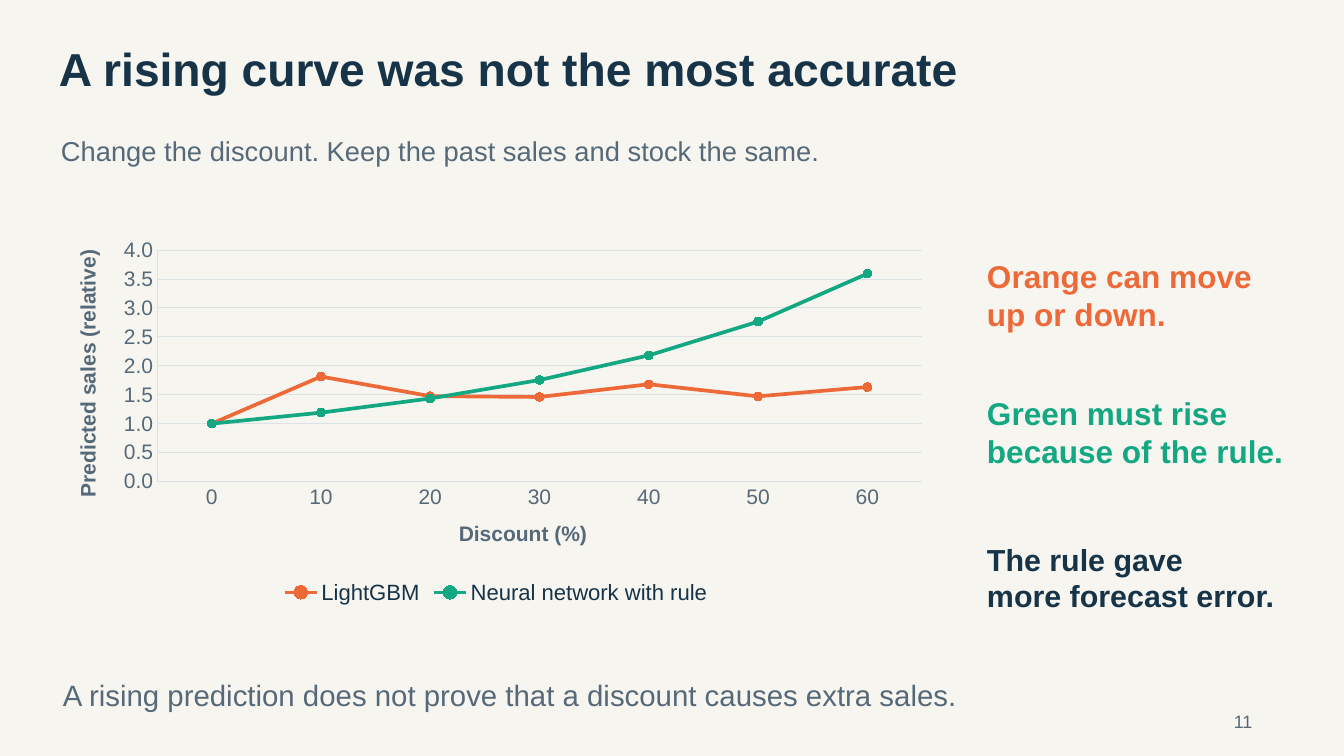
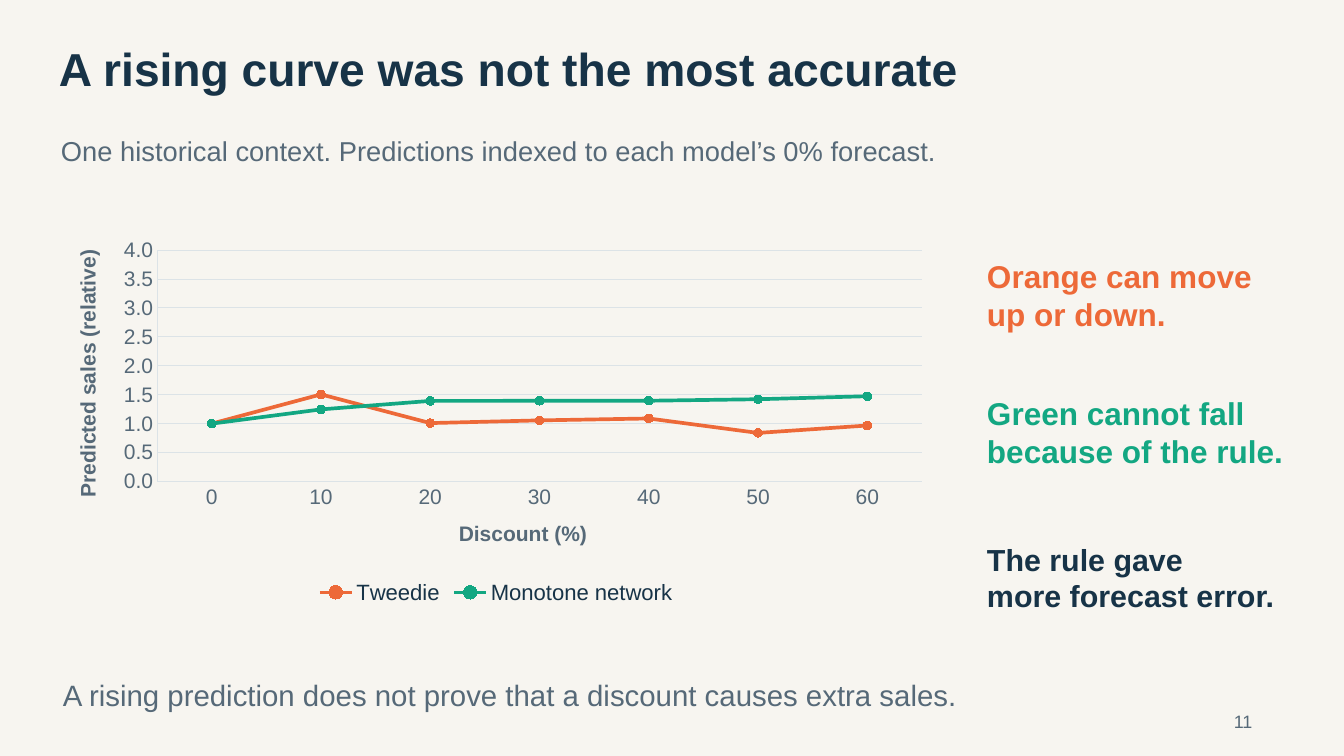
Before and after one commit to Khushx11/retail-discount-response, a slide deck: slide 11 of docs/materials/COMP5064-Presentation.pptx. Drawn at 1344x756 pixels with LibreOffice and Linux fonts; fonts in the diff are those of the drawing. Boxes give left, top, right and bottom in pixels: in the first picture for what was removed or moved away, otherwise in the second. Text is boxed around its words. In the diff, an @@ line names an element or a change of style, - is before the commit and + after.

```diff
--- a/docs/materials/COMP5064-Presentation.pptx
+++ b/docs/materials/COMP5064-Presentation.pptx
@@ text at (61, 141, 936, 162): text changed @@
-Change the discount. Keep the past sales and stock the same.
+One historical context. Predictions indexed to each model’s 0% forecast.
@@ line chart at (52, 231, 940, 609) @@
-LightGBM: 1, 1.8, 1.5, 1.5, 1.7, 1.5, 1.6
+Tweedie: 1, 1.5, 1, 1.1, 1.1, 0.8, 1
-Neural network with rule: 1, 1.2, 1.4, 1.8, 2.2, 2.8, 3.6
+Monotone network: 1, 1.2, 1.4, 1.4, 1.4, 1.4, 1.5
@@ text at (987, 402, 1244, 426): text changed @@
-Green must rise
+Green cannot fall
```
Also in this commit, not shown: 6 other slides changed, 8 other files.
